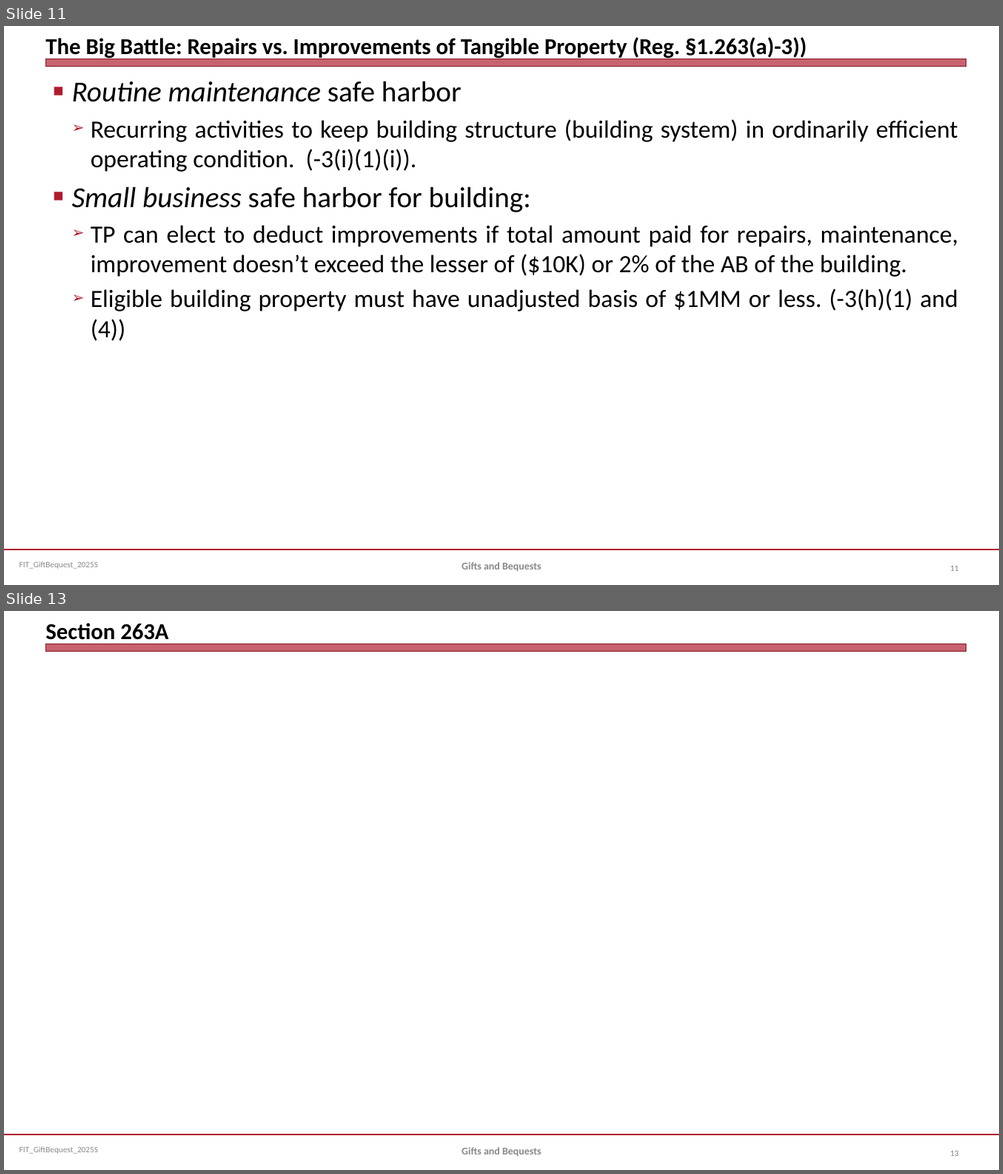
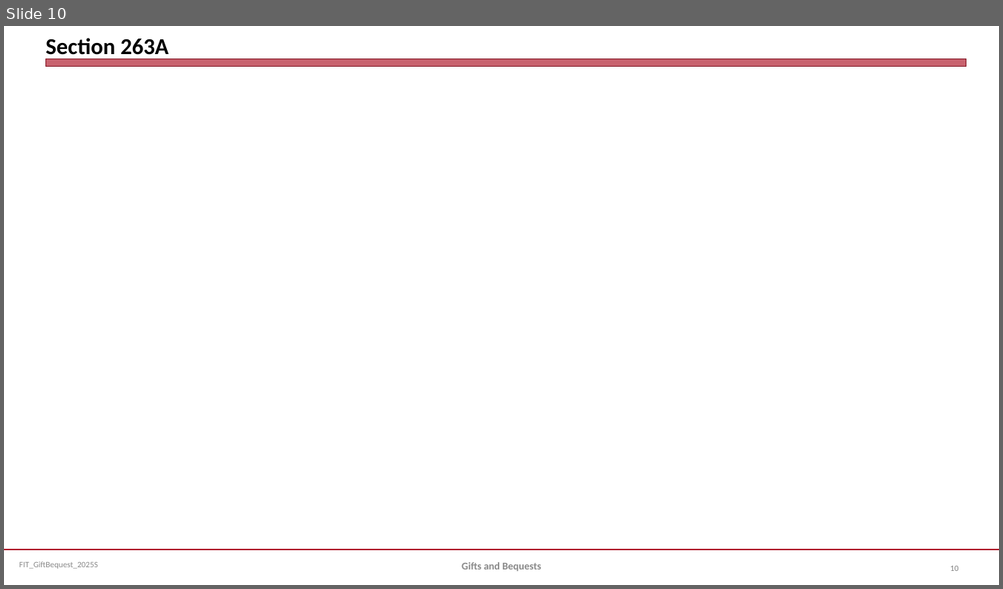
Before and after one commit to jmc877/Fed-Income-Tax, a slide deck: slides/FIT_GiftBequest_2025S.pptx. Shown one above the other, each under a label of ours: slides 11 and 13 before the commit, slide 10 after it; the slides between them are not shown. The pictures are 1003x1174 and 1003x589 pixels, drawn with LibreOffice and Linux fonts; fonts in the diff are those of the drawing. Boxes give left, top, right and bottom in pixels: in the first picture for what was removed or moved away, otherwise in the second. Text is boxed around its words. In the diff, an @@ line names an element or a change of style, - is before the commit and + after.

```diff
--- a/slides/FIT_GiftBequest_2025S.pptx
+++ b/slides/FIT_GiftBequest_2025S.pptx
@@ slide 11 removed at [4, 26, 999, 585], background #FFFFFF; not listed: 3 template elements that a slide beside it also shows @@
@@ title removed at [45, 37, 806, 60] @@
-The Big Battle: Repairs vs. Improvements of Tangible Property (Reg. §1.263(a)-3))
@@ text removed at [72, 81, 958, 341] @@
-■ Routine maintenance safe harbor
-  ➢ Recurring activities to keep building structure (building system) in ordinarily efficient operating condition. (-3(i)(1)(i)).
-■ Small business safe harbor for building:
-  ➢ TP can elect to deduct improvements if total amount paid for repairs, maintenance, improvement doesn’t exceed the lesser of ($10K) or 2% of the AB of the building.
-  ➢ Eligible building property must have unadjusted basis of $1MM or less. (-3(h)(1) and (4))
@@ text removed at [461, 562, 541, 571] @@
-Gifts and Bequests
@@ page number removed at [950, 566, 958, 571] @@
-11
@@ what was slide 13 is now slide 10 @@
@@ page number at [950, 566, 958, 571]: text changed @@
-13
+10
```
Also in this commit, not shown: 2 slides changed, 2 slides added, 4 other slides removed, 1 other file.
